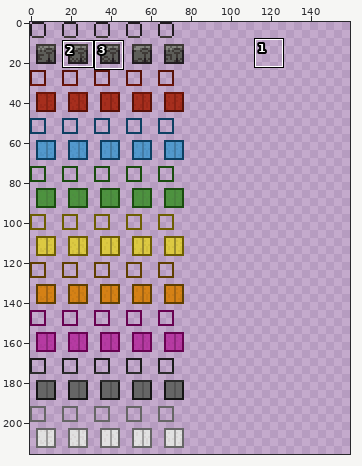
Edited in one commit: sprite sheet (tiles/materials/ehr_quasarconcrete.png). The first picture is a wide view before the edit; the outline marks the close-up.
Close-up. As it was:
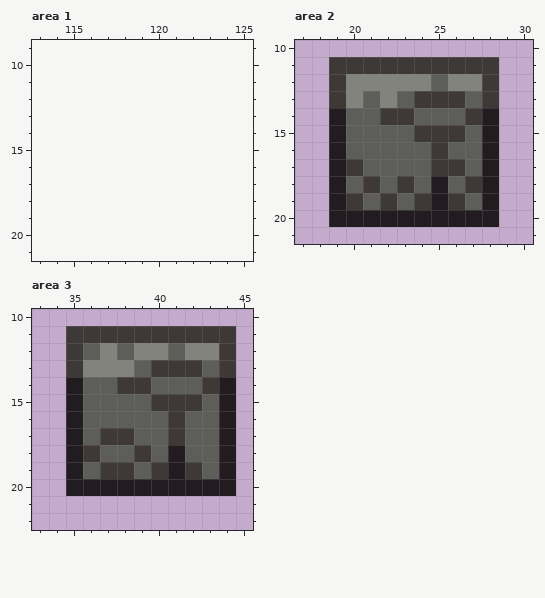
The file is 80x216 pixels. Colours within 5 levels of each other are drawn and written as one. Shown: area 1: x 113..125, y 9..21; area 2: x 17..30, y 10..21; area 3: x 33..45, y 10..22. The old version is drawn lined up with the new one, on the new canvas. The commit also changed other parts of the picture, which this record leaves out.
And afterwards:
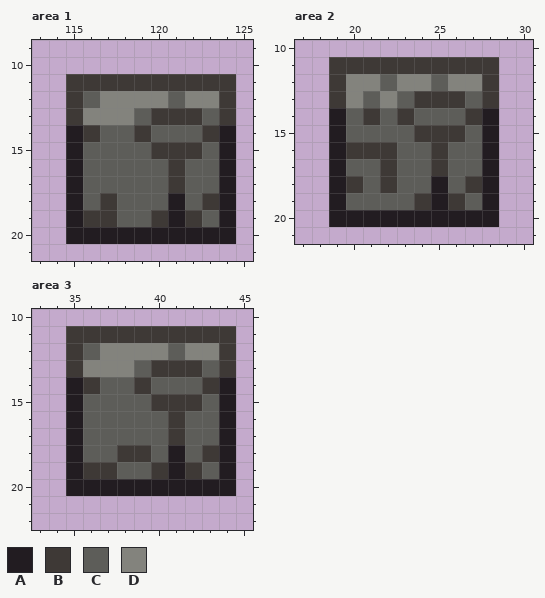
Palette (. is transparent): A #221c21  B #3e3936  C #5d5d59  D #83837d
From old to new:
canvas 80x216 -> 160x216
--- area 1
@@ x 113..125 @@
 10 .............
-11 .............
-12 .............
-13 .............
-14 .............
-15 .............
-16 .............
-17 .............
-18 .............
-19 .............
-20 .............
+11 ..BBBBBBBBBB.
+12 ..BCDDDDCDDB.
+13 ..BDDDCBBBCB.
+14 ..ABCCBCCCBA.
+15 ..ACCCCBBBCA.
+16 ..ACCCCCBCCA.
+17 ..ACCCCCBCCA.
+18 ..ACBCCCACBA.
+19 ..ABBCCBABCA.
+20 ..AAAAAAAAAA.
 21 .............
--- area 2
@@ x 17..30 @@
 11 ..BBBBBBBBBB..
-12 ..BDDDDDCDDB..
+12 ..BDDCDDCDDB..
 13 ..BDCDCBBBCB..
-14 ..ACCBBCCCBA..
+14 ..ACBCBCCCBA..
 15 ..ACCCCBBBCA..
-16 ..ACCCCCBCCA..
-17 ..ABCCCCBBCA..
-18 ..ACBCBCACBA..
-19 ..ABCBCBABCA..
+16 ..ABBBCCBCCA..
+17 ..ACCBCCBCCA..
+18 ..ABCBCCACBA..
+19 ..ACCCCBABCA..
 20 ..AAAAAAAAAA..
--- area 3
@@ x 33..45 @@
 11 ..BBBBBBBBBB.
-12 ..BCDCDDCDDB.
+12 ..BCDDDDCDDB.
 13 ..BDDDCBBBCB.
-14 ..ACCBBCCCBA.
+14 ..ABCCBCCCBA.
 15 ..ACCCCBBBCA.
 16 ..ACCCCCBCCA.
-17 ..ACBBCCBCCA.
-18 ..ABCCBCACCA.
-19 ..ACBBCBABCA.
+17 ..ACCCCCBCCA.
+18 ..ACCBBCACBA.
+19 ..ABBCCBABCA.
 20 ..AAAAAAAAAA.
